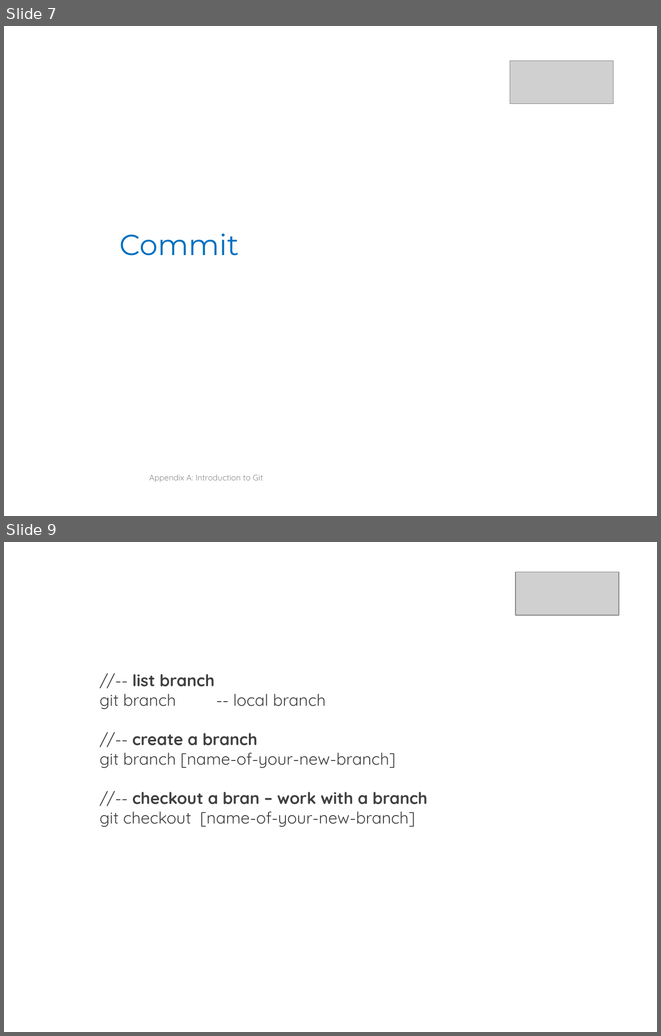
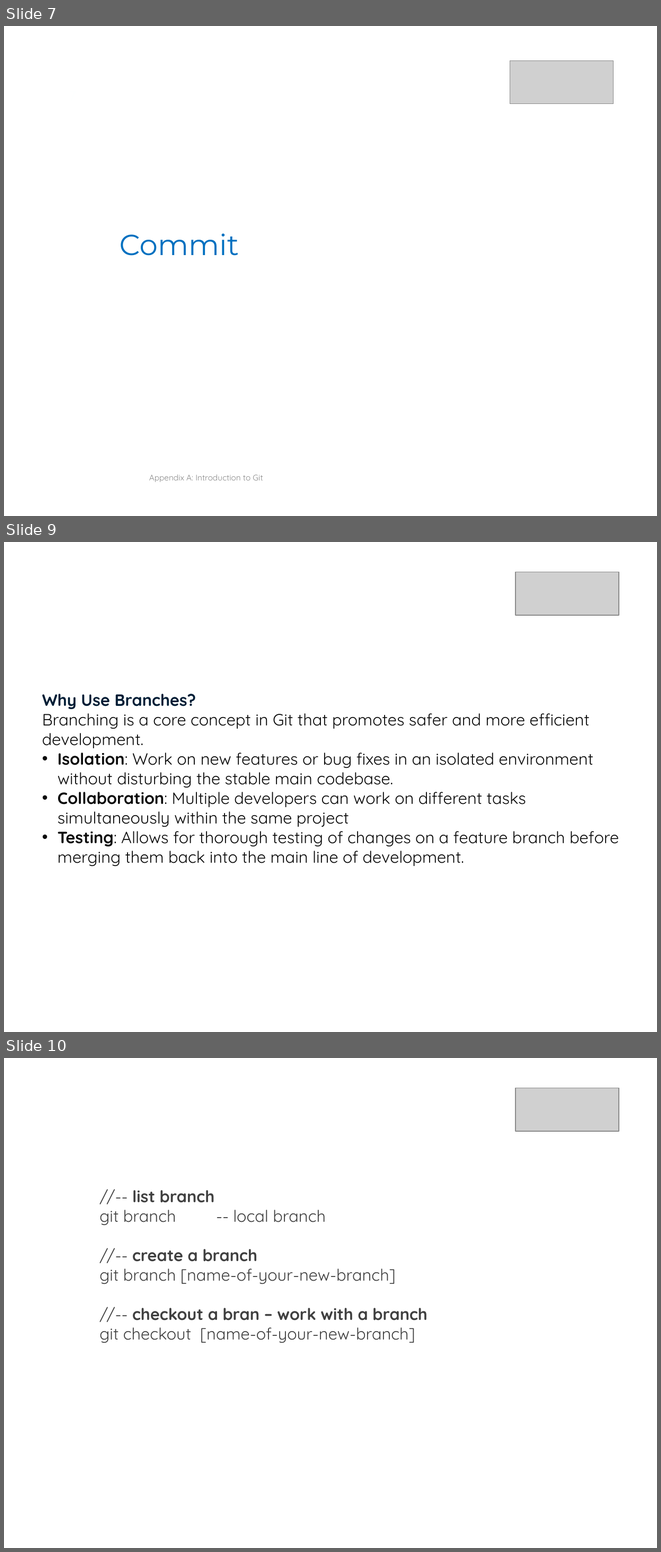
Before and after one commit to arthurguau/TA-Vickie, a slide deck: 01-Software-Engineering/06-Git/SE-06-GIT-01-Introduction.ppt. Shown one above the other, each under a label of ours: slides 7 and 9 before the commit, slides 7, 9 and 10 after it; the slides between them are not shown. The pictures are 661x1036 and 661x1552 pixels, drawn with LibreOffice and Linux fonts; fonts in the diff are those of the drawing; grey boxes stand for pictures. Boxes give left, top, right and bottom in pixels: in the first picture for what was removed or moved away, otherwise in the second. Text is boxed around its words. In the diff, an @@ line names an element or a change of style, - is before the commit and + after.

```diff
--- a/01-Software-Engineering/06-Git/SE-06-GIT-01-Introduction.ppt
+++ b/01-Software-Engineering/06-Git/SE-06-GIT-01-Introduction.ppt
@@ slide 9 added at <box>4,542,657,1032</box>, background #FFFFFF @@
@@ picture added at <box>515,572,618,615</box> @@
@@ text added at <box>42,694,619,866</box>, 18 pt, text #0A0A0A @@
+Why Use Branches?
+Branching is a core concept in Git that promotes safer and more efficient development.
+• Isolation: Work on new features or bug fixes in an isolated environment without disturbing the stable main codebase.
+• Collaboration: Multiple developers can work on different tasks simultaneously within the same project
+• Testing: Allows for thorough testing of changes on a feature branch before merging them back into the main line of development.
@@ what was slide 9 is now slide 10 @@
```
Also in this commit, not shown: 1 slide changed, 1 other file.
